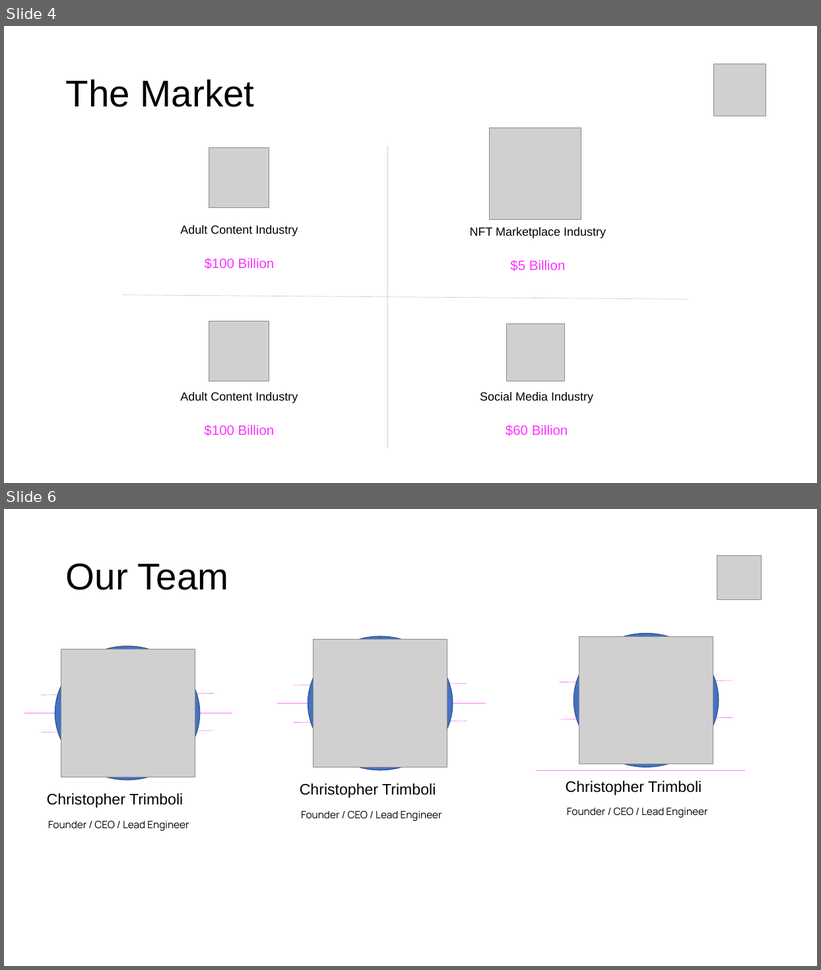
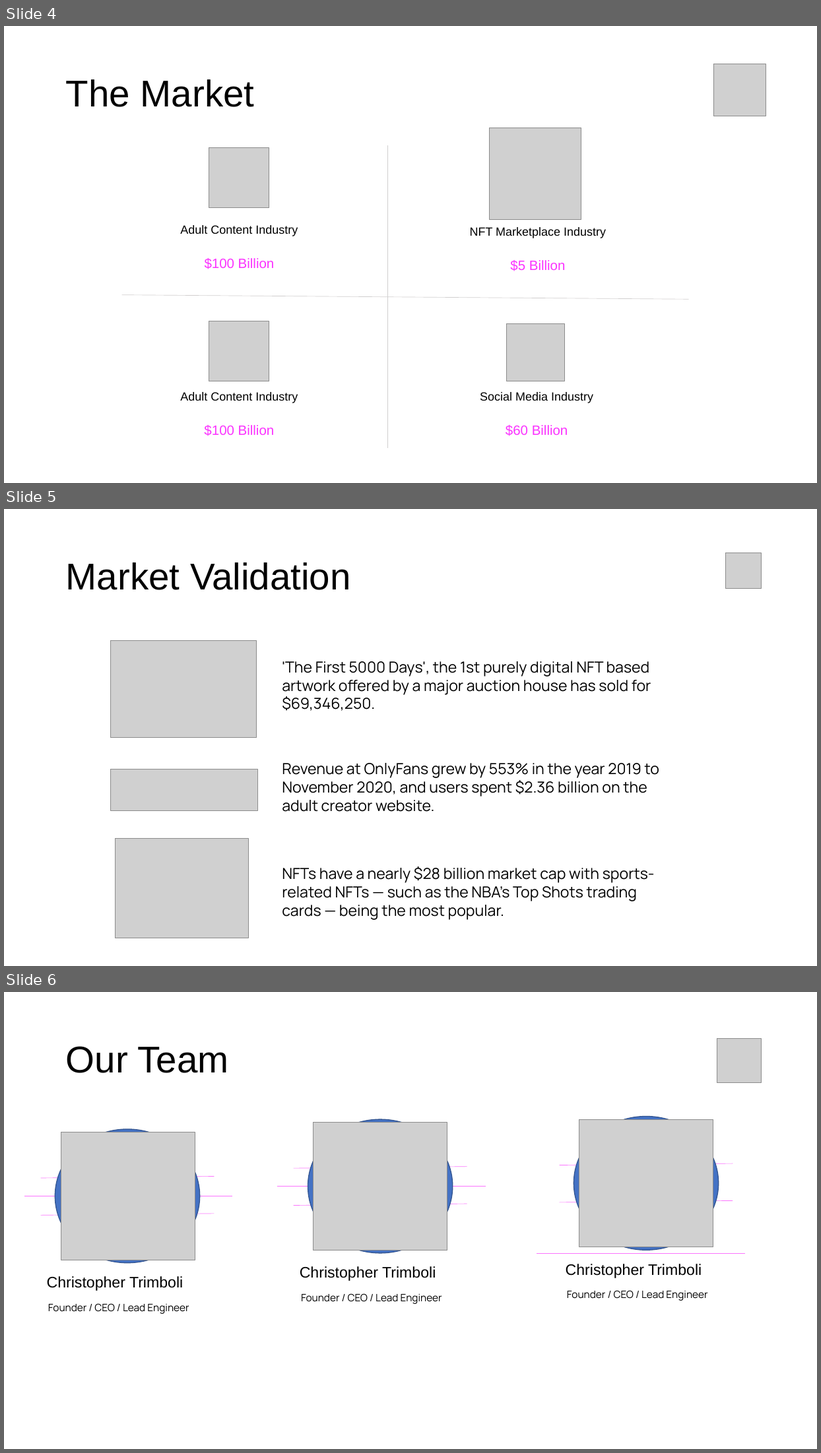
Before and after one commit to own-me/nude-pitch, a slide deck: own-me-pitch.pptx. Shown one above the other, each under a label of ours: slides 4 and 6 before the commit, slides 4, 5 and 6 after it; the slides between them are not shown. The pictures are 821x970 and 821x1453 pixels, drawn with LibreOffice and Linux fonts; fonts in the diff are those of the drawing; grey boxes stand for pictures. Boxes give left, top, right and bottom in pixels: in the first picture for what was removed or moved away, otherwise in the second. Text is boxed around its words. In the diff, an @@ line names an element or a change of style, - is before the commit and + after.

Commit message:
market validation slide

```diff
--- a/own-me-pitch.pptx
+++ b/own-me-pitch.pptx
@@ slide 5 added at (x1=4, y1=509, x2=817, y2=966), background #FFFFFF @@
@@ title added at (x1=66, y1=562, x2=351, y2=590), 44 pt, text #000000 @@
+Market Validation
@@ picture added at (x1=725, y1=553, x2=761, y2=588) @@
@@ picture added at (x1=111, y1=640, x2=257, y2=738) @@
@@ text added at (x1=282, y1=661, x2=651, y2=711), 18 pt, text #000000 @@
+'The First 5000 Days', the 1st purely digital NFT based artwork offered by a major auction house has sold for $69,346,250.
@@ text added at (x1=282, y1=763, x2=659, y2=812), 18 pt, text #000000 @@
+Revenue at OnlyFans grew by 553% in the year 2019 to November 2020, and users spent $2.36 billion on the adult creator website.
@@ picture added at (x1=111, y1=770, x2=257, y2=811) @@
@@ picture added at (x1=115, y1=839, x2=248, y2=939) @@
@@ text added at (x1=282, y1=867, x2=655, y2=920), 18 pt, text #000000 @@
+NFTs have a nearly $28 billion market cap with sports-related NFTs — such as the NBA’s Top Shots trading cards — being the most popular.
```
Also in this commit, not shown: 1 slide changed, 1 other slide added, 1 slide removed.
